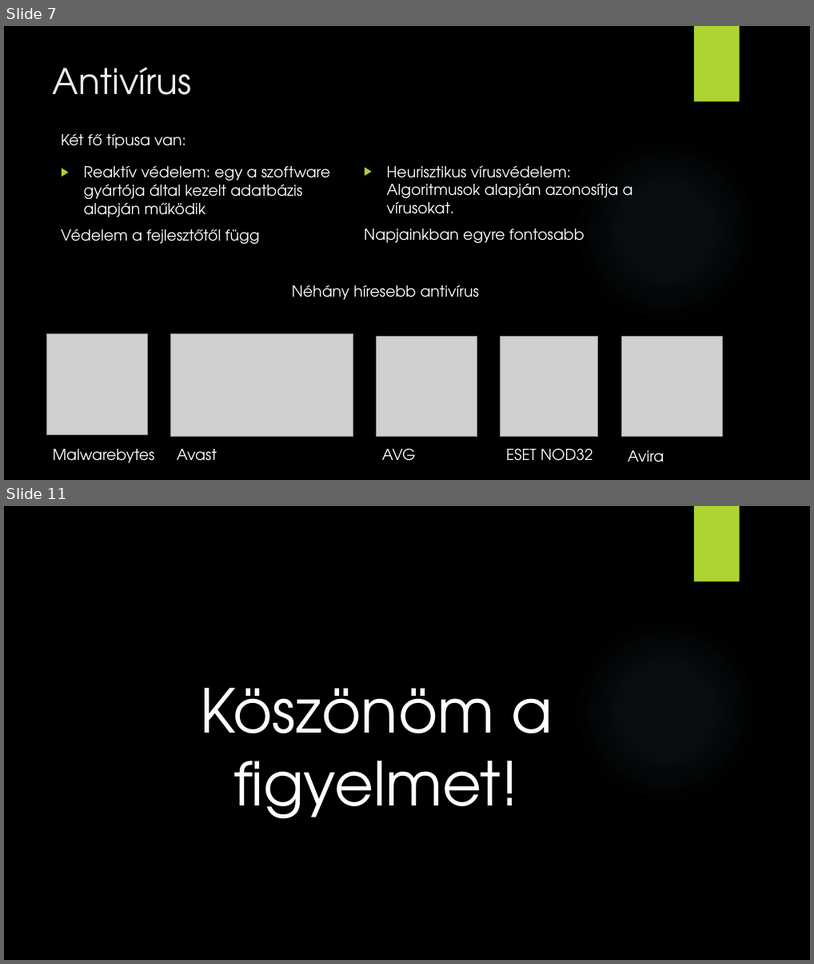
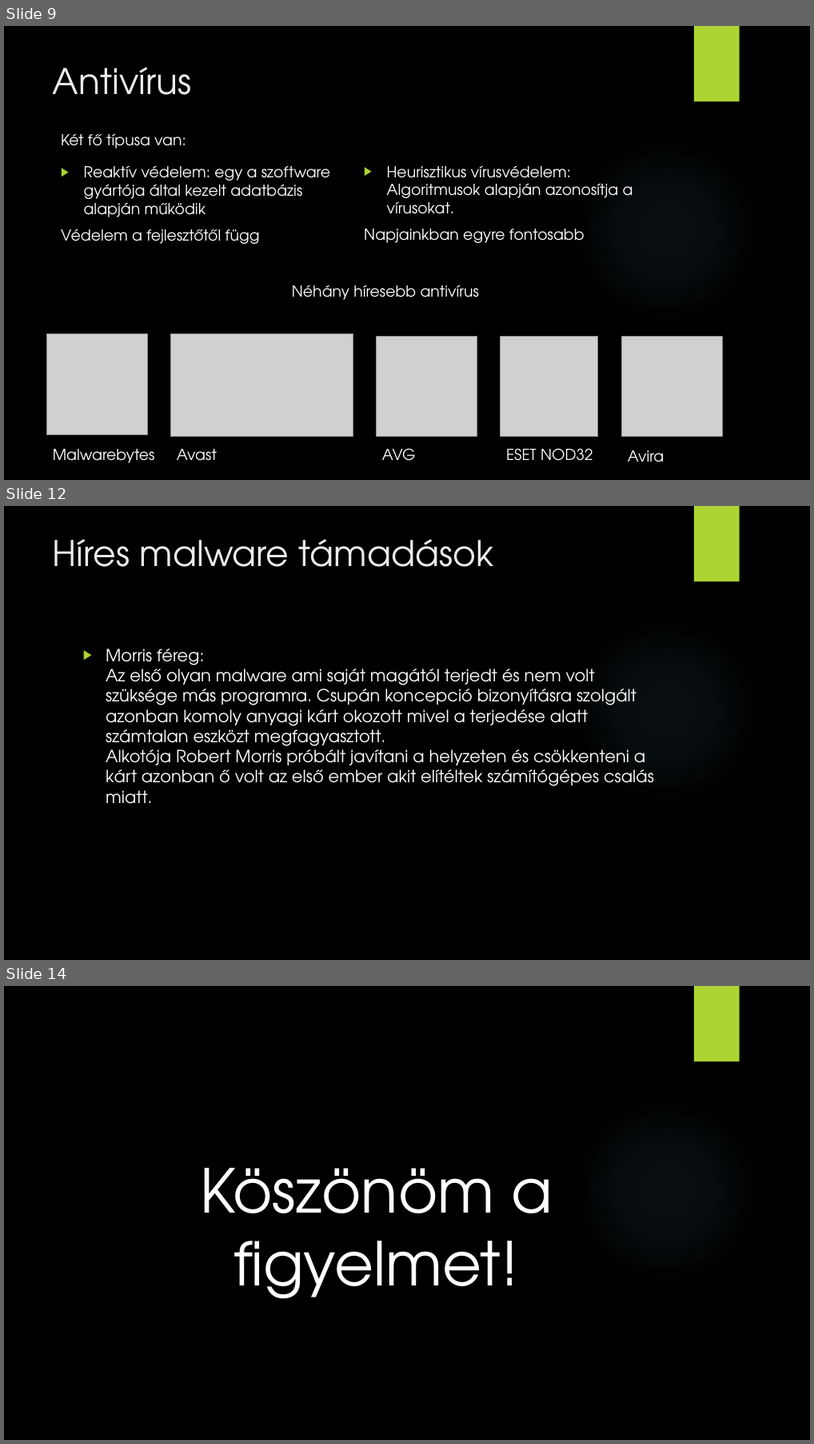
Before and after one commit to SzPeter20/nicet-tsbro, a slide deck: GenericITtopic.pptx. Shown one above the other, each under a label of ours: slides 7 and 11 before the commit, slides 9, 12 and 14 after it; the slides between them are not shown. The pictures are 814x964 and 814x1444 pixels, drawn with LibreOffice and Linux fonts; fonts in the diff are those of the drawing; grey boxes stand for pictures; background and template pictures are left out. Boxes give left, top, right and bottom in pixels: in the first picture for what was removed or moved away, otherwise in the second. Text is boxed around its words. In the diff, an @@ line names an element or a change of style, - is before the commit and + after.

```diff
--- a/GenericITtopic.pptx
+++ b/GenericITtopic.pptx
@@ slide 12 added at bbox=[4, 506, 810, 960], background picture (left out); not listed: 2 template elements that a slide beside it also shows @@
@@ title added at bbox=[53, 539, 494, 567], 42 pt, text #EBEBEB @@
+Híres malware támadások
@@ text added at bbox=[106, 648, 654, 804], 20 pt, text #FFFFFF @@
+▶ Morris féreg:
+  Az első olyan malware ami saját magától terjedt és nem volt szüksége más programra. Csupán koncepció bizonyításra szolgált azonban komoly anyagi kárt okozott mivel a terjedése alatt számtalan eszközt megfagyasztott.
+  Alkotója Robert Morris próbált javítani a helyzeten és csökkenteni a kárt azonban ő volt az első ember akit elítéltek számítógépes csalás miatt.
@@ what was slide 7 is now slide 9 @@
@@ what was slide 11 is now slide 14 @@
```
Also in this commit, not shown: 8 slides changed, 2 other slides added.
